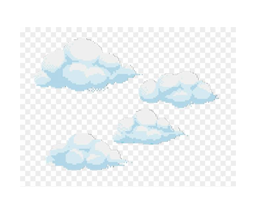
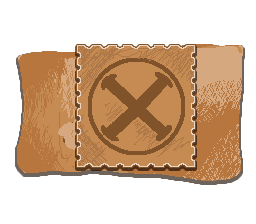
Layered file, before and after one edit (256 × 224). Changes by layer:
added layer "Elipse 1" above "CRISTOZILA" over [77,45,195,167]
added layer "Forma 2" above "Agrupar 3" over [17,44,243,181]
hid group "clouds" (2 layers) over [15,27,245,187]
hid "Camada 6", opacity 100% → 53%, painted on it over [15,27,245,187]
painted on "Camada 7" over [15,27,245,187]
hid "Plano de Fundo" over [15,27,245,187]
